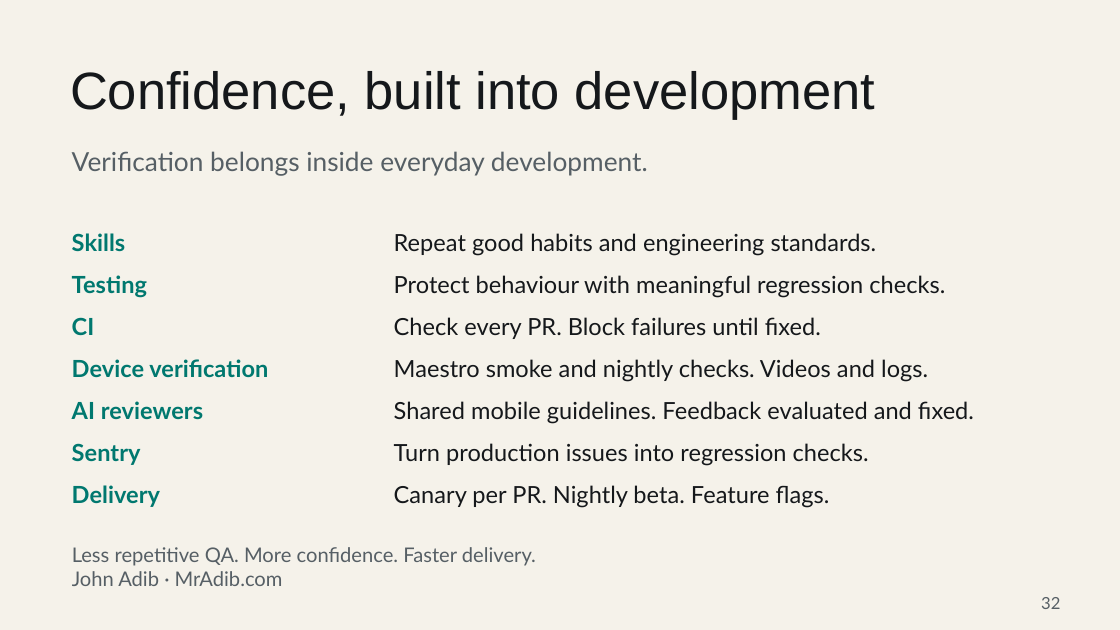
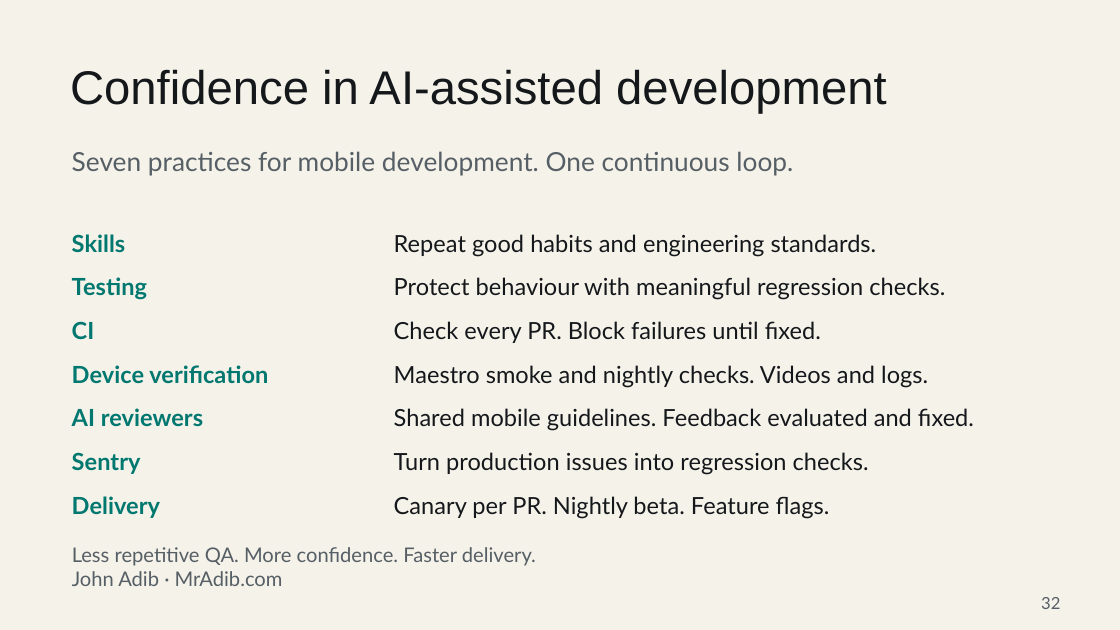
Before and after one commit to JohnAdib/mradib.com, a slide deck: slide 32 of resources/talks/beyond-the-qa-bottleneck.pptx. Drawn at 1120x630 pixels with LibreOffice and Linux fonts; fonts in the diff are those of the drawing. Boxes give left, top, right and bottom in pixels: in the first picture for what was removed or moved away, otherwise in the second. Text is boxed around its words. In the diff, an @@ line names an element or a change of style, - is before the commit and + after.

```diff
--- a/resources/talks/beyond-the-qa-bottleneck.pptx
+++ b/resources/talks/beyond-the-qa-bottleneck.pptx
@@ text at (x1=70, y1=69, x2=887, y2=113): text changed; size 45 to 40.5 pt @@
-Confidence, built into development
+Confidence in AI-assisted development
@@ text at (x1=72, y1=151, x2=793, y2=176): text changed @@
-Verification belongs inside everyday development.
+Seven practices for mobile development. One continuous loop.
@@ 6 texts moved together from (x1=72, y1=317, x2=974, y2=424) to (x1=72, y1=321, x2=974, y2=431) @@
@@ 4 texts moved together from (x1=72, y1=443, x2=869, y2=508) to (x1=72, y1=452, x2=869, y2=519) @@
```
Also in this commit, not shown: 22 other slides changed, 6 other files.
